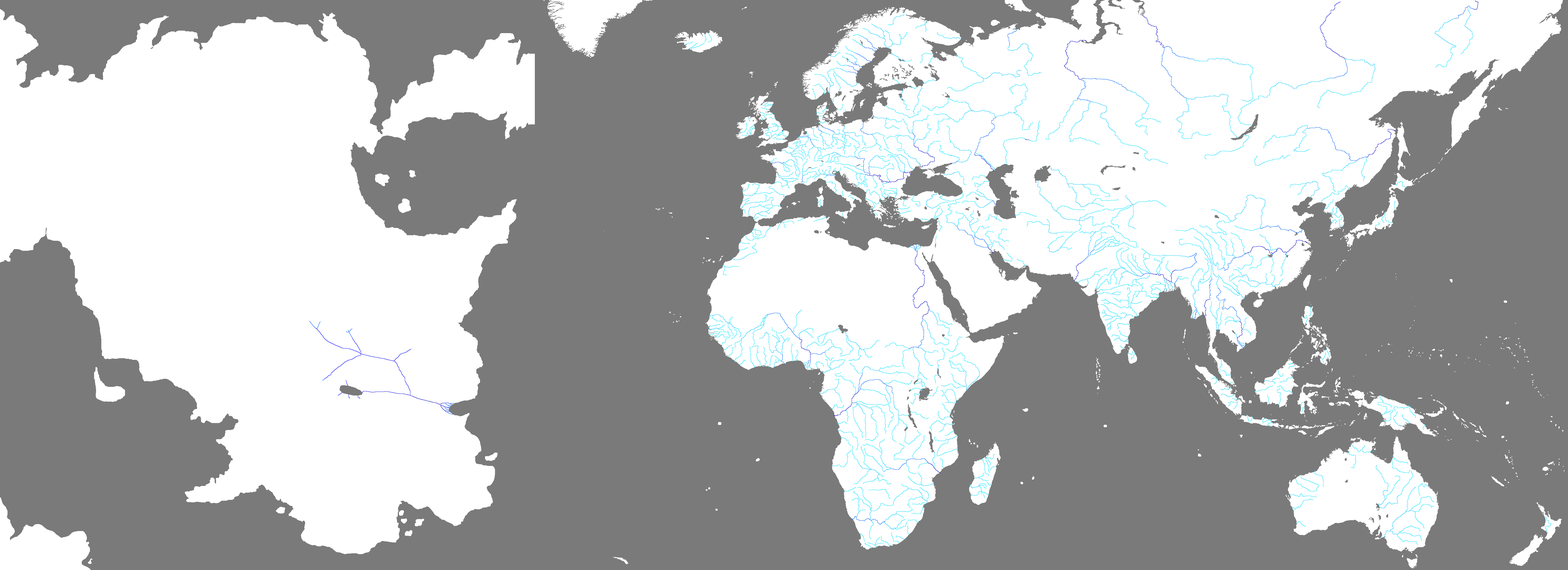
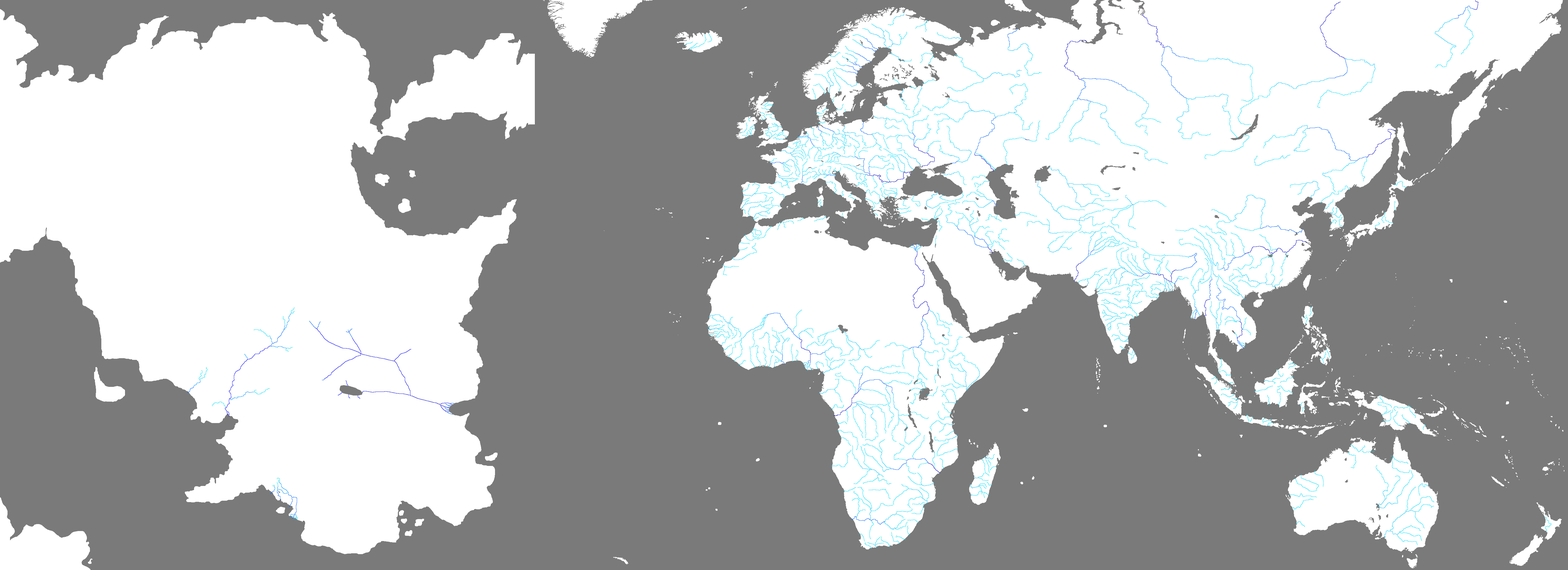
Comparing the layer stacks of the two 1568 x 570 images. Changes:
painted on "rivers.bmp" over [187, 307, 298, 520]
